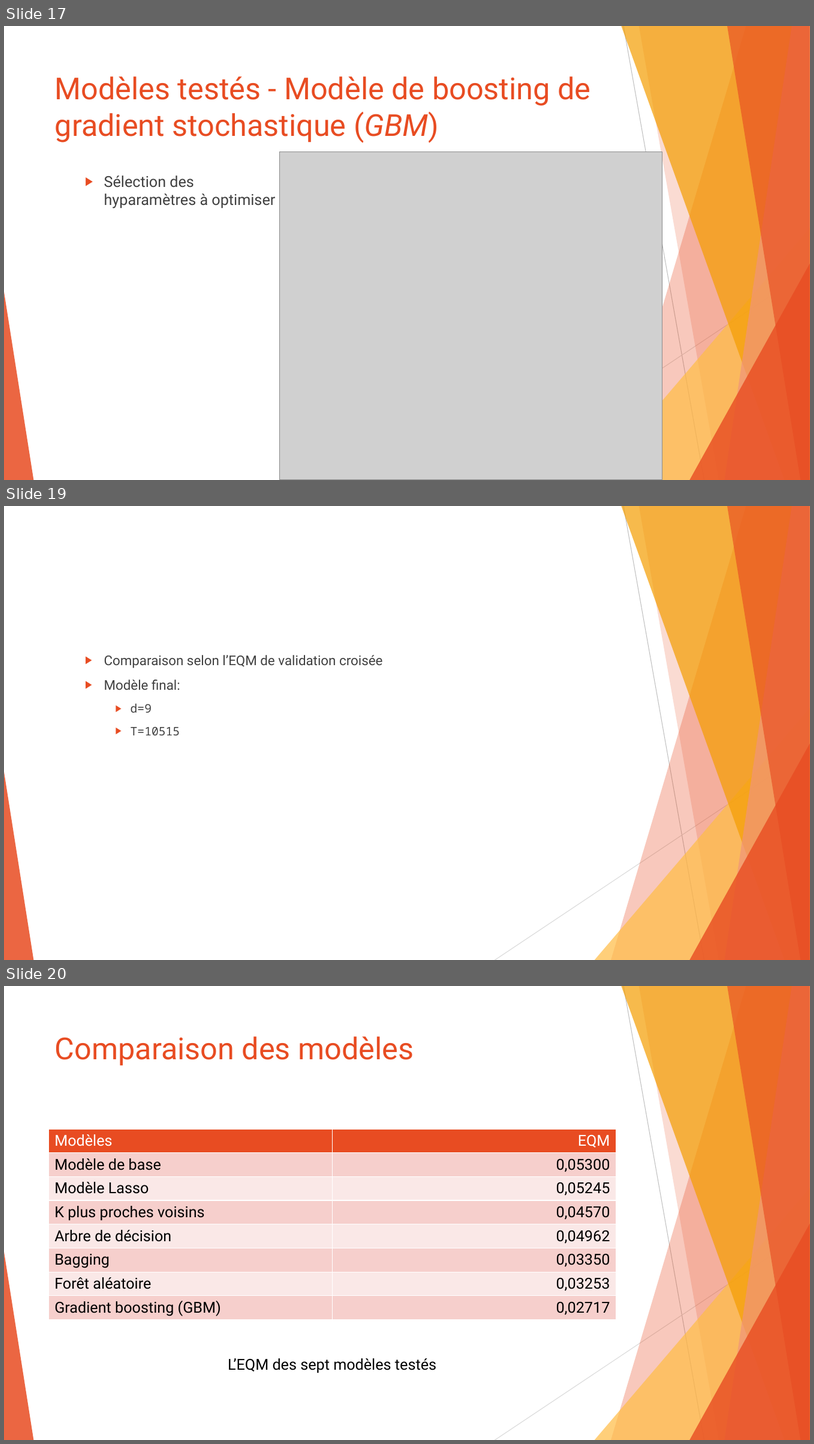
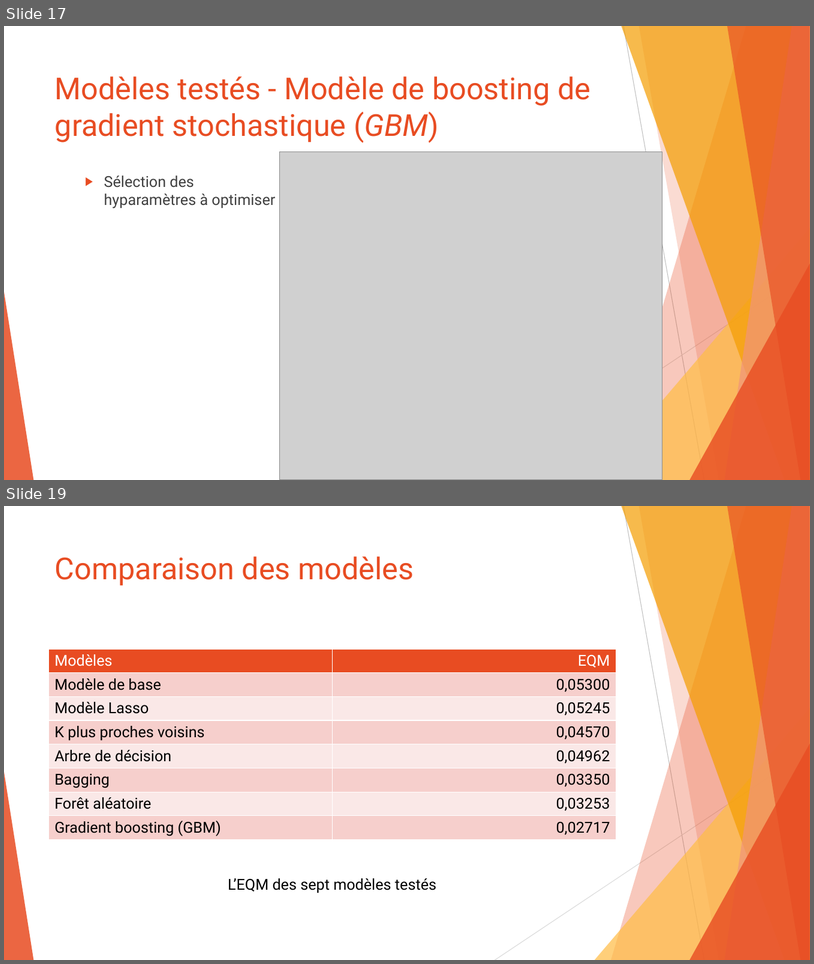
Before and after one commit to SamuelProvencher/TP-Apprentissage, a slide deck: PP.pptx. Shown one above the other, each under a label of ours: slides 17, 19 and 20 before the commit, slides 17 and 19 after it; the slides between them are not shown. The pictures are 814x1444 and 814x964 pixels, drawn with LibreOffice and Linux fonts; fonts in the diff are those of the drawing; grey boxes stand for pictures. Boxes give left, top, right and bottom in pixels: in the first picture for what was removed or moved away, otherwise in the second. Text is boxed around its words. In the diff, an @@ line names an element or a change of style, - is before the commit and + after.

```diff
--- a/PP.pptx
+++ b/PP.pptx
@@ slide 19 removed at [4,506,810,960], background #FFFFFF; not listed: 10 template elements that a slide beside it also shows @@
@@ text removed at [104,655,383,735] @@
-  ▶ Comparaison selon l’EQM de validation croisée
-  ▶ Modèle final:
-    ▶ d=9
-    ▶ T=10515
@@ what was slide 20 is now slide 19 @@
```
Also in this commit, not shown: 15 slides changed, 1 slide added, 7 other files.
